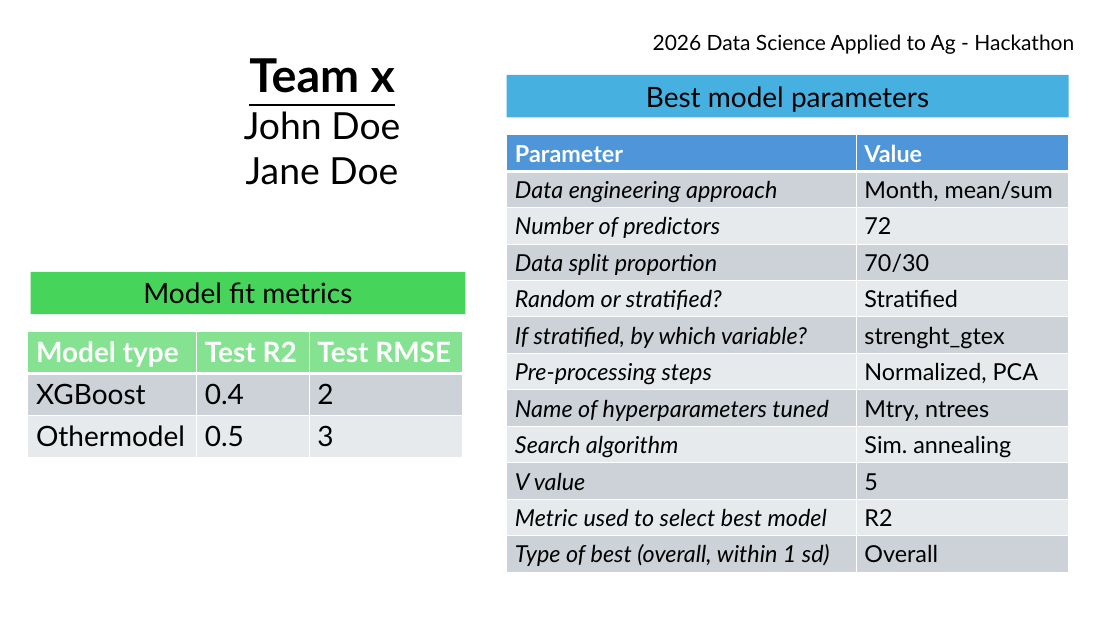
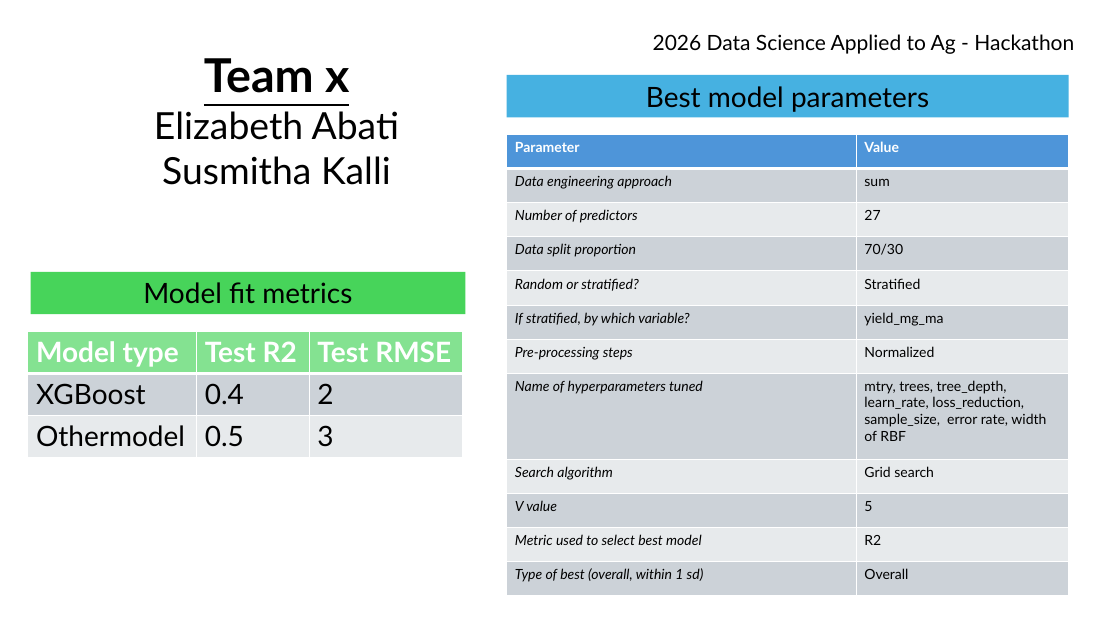
Before and after one commit to Susmitha1999/Final_Project, a slide deck: slide 1 of output/2026dsa_teamx.pptx. Drawn at 1120x630 pixels with LibreOffice and Linux fonts; fonts in the diff are those of the drawing. Boxes give left, top, right and bottom in pixels: in the first picture for what was removed or moved away, otherwise in the second. Text is boxed around its words. In the diff, an @@ line names an element or a change of style, - is before the commit and + after.

Commit message:
Updated slide and created model selection script.

```diff
--- a/output/2026dsa_teamx.pptx
+++ b/output/2026dsa_teamx.pptx
@@ text "Team x": place and size @@
-text "Team x" at bbox=[244, 58, 400, 185]
+text "Team x" at bbox=[154, 58, 399, 185]
@@ text at bbox=[154, 111, 399, 185]: text changed @@
-John Doe
-Jane Doe
+Elizabeth Abati
+Susmitha Kalli
@@ table at bbox=[507, 134, 1069, 596] @@
-row 2, column 2: Month, mean/sum
+row 2, column 2: sum
-row 3, column 2: 72
+row 3, column 2: 27
-row 6, column 2: strenght_gtex
+row 6, column 2: yield_mg_ma
-row 7, column 2: Normalized, PCA
+row 7, column 2: Normalized
-row 8, column 2: Mtry, ntrees
+row 8, column 2: mtry, trees, tree_depth, learn_rate, loss_reduction, sample_size, error rate, width of RBF
-row 9, column 2: Sim. annealing
+row 9, column 2: Grid search
@@ size 20 to 12 pt in "Parameter", "Value", "Data engineering approach", "Number of predictors" and 14 more places @@
```
Also in this commit, not shown: 4 other files.
